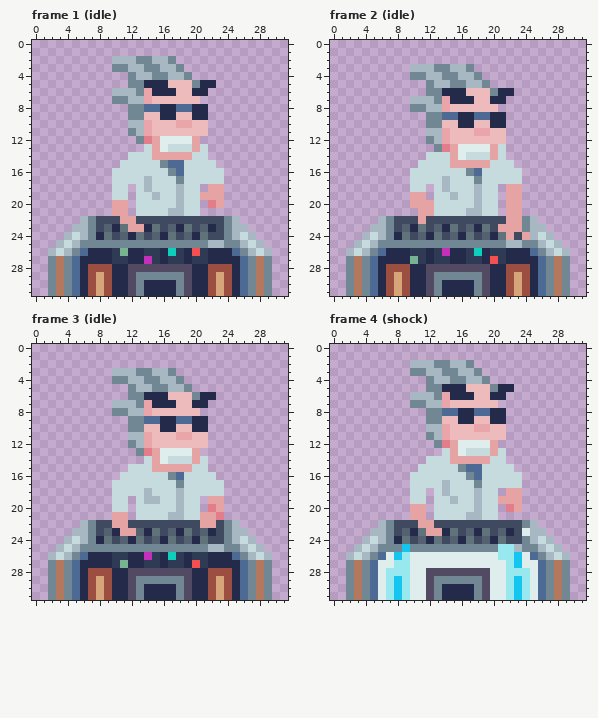
One commit to this pixel-art file: public/assets/graphics/snek-boss-technician.ase. Above: the version before the commit.
32x32 pixels, 5 frames. Shown: frame 1 (idle), frame 2 (idle), frame 3 (idle), frame 4 (shock). The commit also changed other frames, which this record leaves out.
New version:
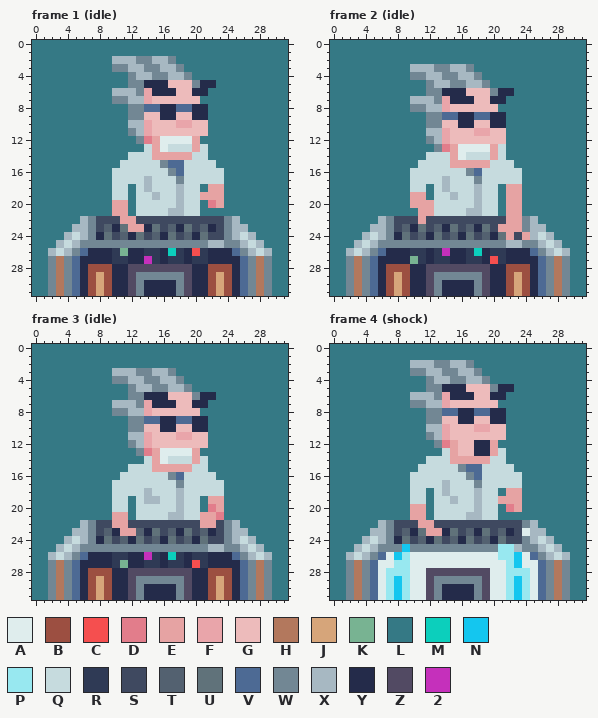
Palette (. is transparent): A #dfeded  B #9c4f41  C #f54f4f  D #e27d8b  E #e6a3a3  F #e9a5aa  G #edbbbb  H #b3785d  J #d6a57a  K #78b392  L #357985  M #0ccfbc  N #14c6ef  P #98e8f0  Q #c6dbde  R #2f3a55  S #3f4960  T #536170  U #60727a  V #4d6a94  W #728794  X #a7b8c2  Y #242b4a  Z #524a63  2 #c530bb
Log entry: get boss scene working; add ISFX interface
The exact change:
layer "Layer 1" now shown
Changed rows in their new state; - is an unchanged pixel.
Frame 1 (idle), layer "Layer 1":
first column x 0:
 0 LLLLLLLLLLLLLLLLLLLLLLLLLLLLLLLL
 1 LLLLLLLLLLLLLLLLLLLLLLLLLLLLLLLL
 2 LLLLLLLLLL--------LLLLLLLLLLLLLL
 3 LLLLLLLLLL---------LLLLLLLLLLLLL
 4 LLLLLLLLLLLL--------LLLLLLLLLLLL
 5 LLLLLLLLLLLL-----------LLLLLLLLL
 6 LLLLLLLLLL------------LLLLLLLLLL
 7 LLLLLLLLLL-----------LLLLLLLLLLL
 8 LLLLLLLLLLLL----------LLLLLLLLLL
 9 LLLLLLLLLLLL----------LLLLLLLLLL
10 LLLLLLLLLLLL----------LLLLLLLLLL
11 LLLLLLLLLLLL----------LLLLLLLLLL
12 LLLLLLLLLLLLL--------LLLLLLLLLLL
13 LLLLLLLLLLLLLL--------LLLLLLLLLL
14 LLLLLLLLLLLL----------LLLLLLLLLL
15 LLLLLLLLLLL------------LLLLLLLLL
16 LLLLLLLLLL--------------LLLLLLLL
17 LLLLLLLLLL--------------LLLLLLLL
18 LLLLLLLLLL--L--------L--LLLLLLLL
19 LLLLLLLLLL--L-----------LLLLLLLL
20 LLLLLLLLLL--L--------L--LLLLLLLL
21 LLLLLLLLLL--L--------LLLLLLLLLLL
22 LLLLLL--------------------LLLLLL
23 LLLLL----------------------LLLLL
24 LLLL------------------------LLLL
25 LLL--------------------------LLL
26 LL----------------------------LL
27 LL----------------------------LL
28 LL----------------------------LL
29 LL----------------------------LL
30 LL----------------------------LL
31 LL----------------------------LL
Frame 2 (idle), layer "Layer 1":
first column x 0:
 0 LLLLLLLLLLLLLLLLLLLLLLLLLLLLLLLL
 1 LLLLLLLLLLLLLLLLLLLLLLLLLLLLLLLL
 2 LLLLLLLLLLLLLLLLLLLLLLLLLLLLLLLL
 3 LLLLLLLLLL--------LLLLLLLLLLLLLL
 4 LLLLLLLLLL---------LLLLLLLLLLLLL
 5 LLLLLLLLLLLL--------LLLLLLLLLLLL
 6 LLLLLLLLLLLL-----------LLLLLLLLL
 7 LLLLLLLLLL------------LLLLLLLLLL
 8 LLLLLLLLLL-----------LLLLLLLLLLL
 9 LLLLLLLLLLLL----------LLLLLLLLLL
10 LLLLLLLLLLLL----------LLLLLLLLLL
11 LLLLLLLLLLLL----------LLLLLLLLLL
12 LLLLLLLLLLLL----------LLLLLLLLLL
13 LLLLLLLLLLLLL---------LLLLLLLLLL
14 LLLLLLLLLLLL----------LLLLLLLLLL
15 LLLLLLLLLLL------------LLLLLLLLL
16 LLLLLLLLLL--------------LLLLLLLL
17 LLLLLLLLLL--------------LLLLLLLL
18 LLLLLLLLLL--L--------L--LLLLLLLL
19 LLLLLLLLLL--L--------L--LLLLLLLL
20 LLLLLLLLLL-----------L--LLLLLLLL
21 LLLLLLLLLLL----------L--LLLLLLLL
22 LLLLLL--------------------LLLLLL
23 LLLLL----------------------LLLLL
24 LLLL------------------------LLLL
25 LLL--------------------------LLL
26 LL----------------------------LL
27 LL----------------------------LL
28 LL----------------------------LL
29 LL----------------------------LL
30 LL----------------------------LL
31 LL----------------------------LL
Frame 3 (idle), layer "Layer 1":
first column x 0:
 0 LLLLLLLLLLLLLLLLLLLLLLLLLLLLLLLL
 1 LLLLLLLLLLLLLLLLLLLLLLLLLLLLLLLL
 2 LLLLLLLLLLLLLLLLLLLLLLLLLLLLLLLL
 3 LLLLLLLLLL--------LLLLLLLLLLLLLL
 4 LLLLLLLLLL---------LLLLLLLLLLLLL
 5 LLLLLLLLLLLL--------LLLLLLLLLLLL
 6 LLLLLLLLLLLL-----------LLLLLLLLL
 7 LLLLLLLLLL------------LLLLLLLLLL
 8 LLLLLLLLLL-----------LLLLLLLLLLL
 9 LLLLLLLLLLLL----------LLLLLLLLLL
10 LLLLLLLLLLLL----------LLLLLLLLLL
11 LLLLLLLLLLLL----------LLLLLLLLLL
12 LLLLLLLLLLLL----------LLLLLLLLLL
13 LLLLLLLLLLLLL--------LLLLLLLLLLL
14 LLLLLLLLLLLLLL--------LLLLLLLLLL
15 LLLLLLLLLLLL----------LLLLLLLLLL
16 LLLLLLLLLLL------------LLLLLLLLL
17 LLLLLLLLLL--------------LLLLLLLL
18 LLLLLLLLLL--------------LLLLLLLL
19 LLLLLLLLLL--L--------L--LLLLLLLL
20 LLLLLLLLLL--L--------L--LLLLLLLL
21 LLLLLLLLLL--L-----------LLLLLLLL
22 LLLLLL--------------------LLLLLL
23 LLLLL----------------------LLLLL
24 LLLL------------------------LLLL
25 LLL--------------------------LLL
26 LL----------------------------LL
27 LL----------------------------LL
28 LL----------------------------LL
29 LL----------------------------LL
30 LL----------------------------LL
31 LL----------------------------LL
Frame 4 (shock), layers "man", "Layer 1":
first column x 0:
 0 LLLLLLLLLLLLLLLLLLLLLLLLLLLLLLLL
 1 LLLLLLLLLLLLLLLLLLLLLLLLLLLLLLLL
 2 LLLLLLLLLL--------LLLLLLLLLLLLLL
 3 LLLLLLLLLL---------LLLLLLLLLLLLL
 4 LLLLLLLLLLLL--------LLLLLLLLLLLL
 5 LLLLLLLLLLLL-----------LLLLLLLLL
 6 LLLLLLLLLL------------LLLLLLLLLL
 7 LLLLLLLLLL-----------LLLLLLLLLLL
 8 LLLLLLLLLLLL----------LLLLLLLLLL
 9 LLLLLLLLLLLL----------LLLLLLLLLL
10 LLLLLLLLLLLL----------LLLLLLLLLL
11 LLLLLLLLLLLL----------LLLLLLLLLL
12 LLLLLLLLLLLLL---GGYY-LLLLLLLLLLL
13 LLLLLLLLLLLLLL--GGYY--LLLLLLLLLL
14 LLLLLLLLLLLL----------LLLLLLLLLL
15 LLLLLLLLLLL------------LLLLLLLLL
16 LLLLLLLLLL--------------LLLLLLLL
17 LLLLLLLLLL--------------LLLLLLLL
18 LLLLLLLLLL--L--------L--LLLLLLLL
19 LLLLLLLLLL--L-----------LLLLLLLL
20 LLLLLLLLLL--L--------L--LLLLLLLL
21 LLLLLLLLLL--L--------LLLLLLLLLLL
22 LLLLLL--------------------LLLLLL
23 LLLLL----------------------LLLLL
24 LLLL------------------------LLLL
25 LLL--------------------------LLL
26 LL----------------------------LL
27 LL----------------------------LL
28 LL----------------------------LL
29 LL----------------------------LL
30 LL----------------------------LL
31 LL----------------------------LL
Boxes around the changes in both pictures, in picture pixels (x1, y1, x2, y2):
added: (32, 40, 288, 296)
added: (330, 40, 586, 296)
added: (32, 344, 288, 600)
changed: (330, 344, 586, 600)
